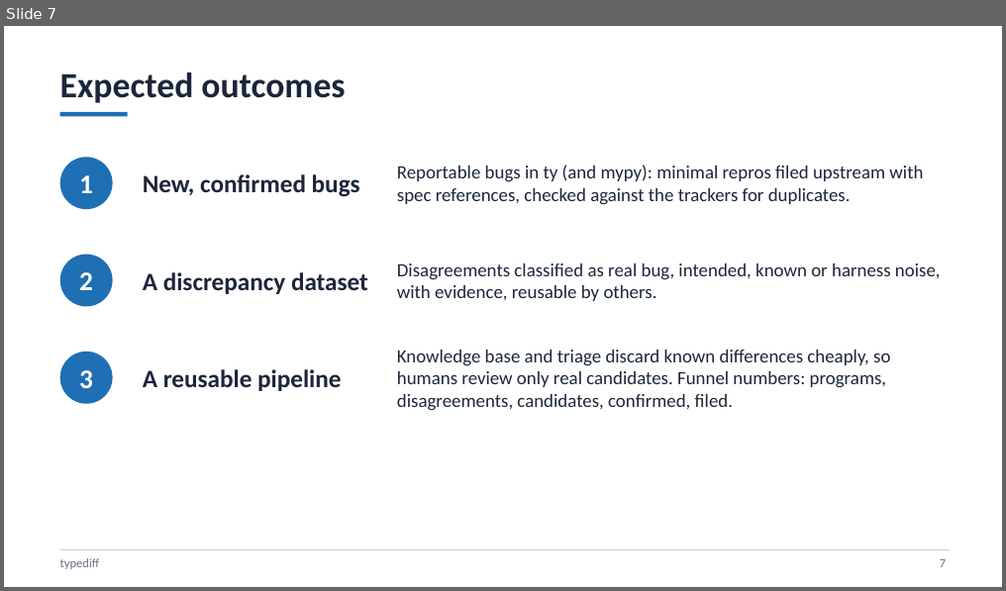
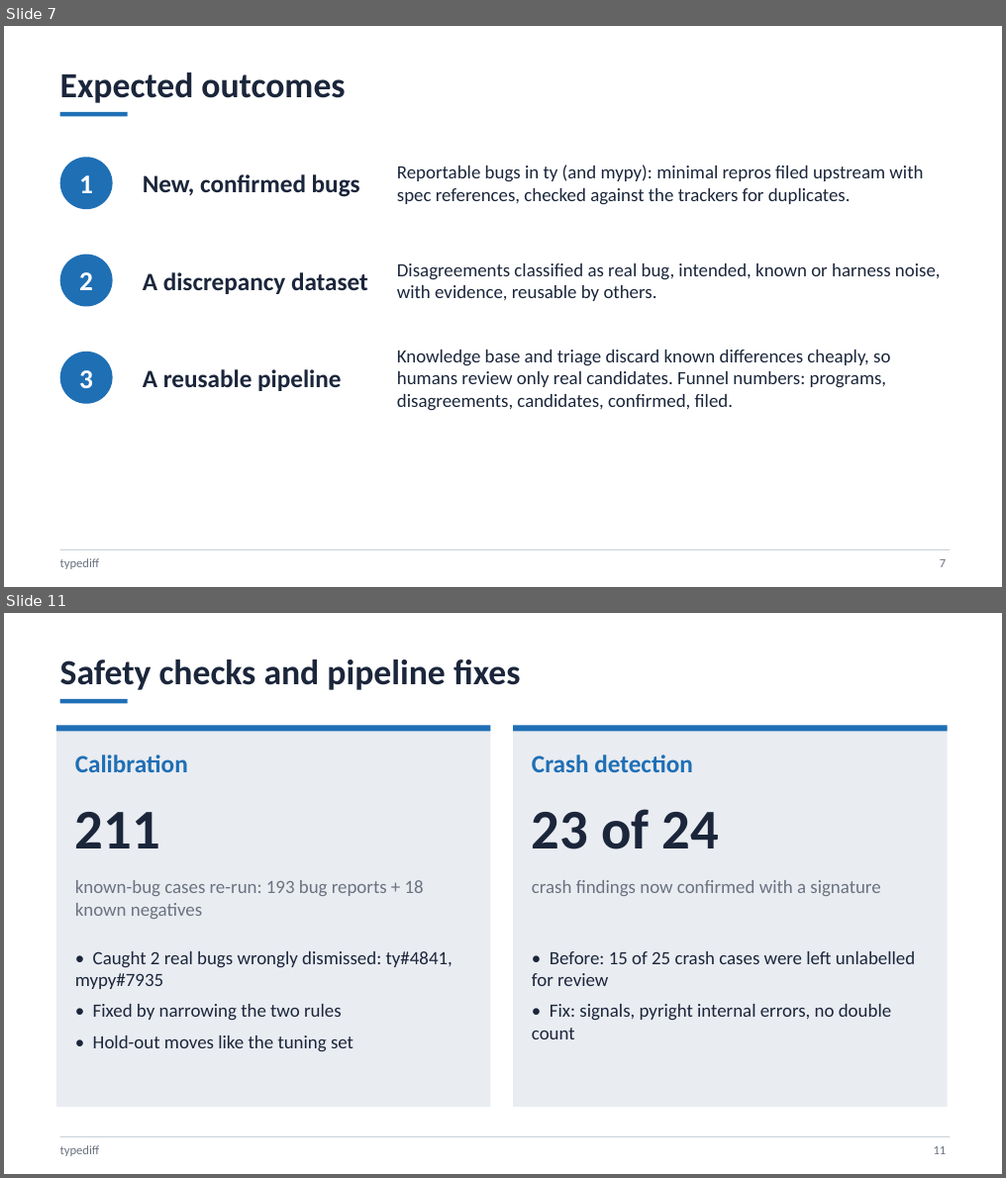
Before and after one commit to DerekLaymn/kiro_sa, a slide deck: presentation/typediff_update.pptx. Shown one above the other, each under a label of ours: slide 7 before the commit, slides 7 and 11 after it; the slides between them are not shown. The pictures are 1006x591 and 1006x1178 pixels, drawn with LibreOffice and Linux fonts; fonts in the diff are those of the drawing. Boxes give left, top, right and bottom in pixels: in the first picture for what was removed or moved away, otherwise in the second. Text is boxed around its words. In the diff, an @@ line names an element or a change of style, - is before the commit and + after.

Commit message:
docs: updated progress deck (16 slides), crash triage report with repros, kb-loop summary, variance-bug report, stage audit

```diff
--- a/presentation/typediff_update.pptx
+++ b/presentation/typediff_update.pptx
@@ slide 11 added at [4,613,1002,1174], background #FFFFFF @@
@@ text added at [60,660,520,690], 34 pt, text #1B263B, bold @@
+Safety checks and pipeline fixes
@@ rectangle added at [60,699,128,703], fill #1F6FB5 @@
@@ rectangle added at [56,725,491,1107], fill #E9ECF1 @@
@@ rectangle added at [56,725,491,731], fill #1F6FB5 @@
@@ rectangle added at [513,725,947,1107], fill #E9ECF1 @@
@@ rectangle added at [513,725,947,731], fill #1F6FB5 @@
@@ text added at [75,755,188,772], 24 pt, text #1F6FB5, bold @@
+Calibration
@@ text added at [532,755,692,772], 24 pt, text #1F6FB5, bold @@
+Crash detection
@@ text added at [75,812,160,849], 54 pt, text #1B263B, bold @@
+211
@@ text added at [532,809,718,850], 54 pt, text #1B263B, bold @@
+23 of 24
@@ text added at [75,880,424,919], 18 pt, text #6B7280 @@
+known-bug cases re-run: 193 bug reports + 18 known negatives
@@ text added at [532,880,880,896], 18 pt, text #6B7280 @@
+crash findings now confirmed with a signature
@@ text added at [75,952,452,1052], 18 pt, text #1B263B @@
+• Caught 2 real bugs wrongly dismissed: ty#4841, mypy#7935
+• Fixed by narrowing the two rules
+• Hold-out moves like the tuning set
@@ text added at [532,952,915,1040], 18 pt, text #1B263B @@
+• Before: 15 of 25 crash cases were left unlabelled for review
+• Fix: signals, pyright internal errors, no double count
@@ rectangle added at [60,1137,949,1138], fill #C9CFD8 @@
@@ text added at [60,1146,100,1157], 12 pt, text #6B7280 @@
+typediff
@@ text added at [934,1147,946,1155], 12 pt, text #6B7280 @@
+11
```
Also in this commit, not shown: 8 other slides added, 59 other files.
